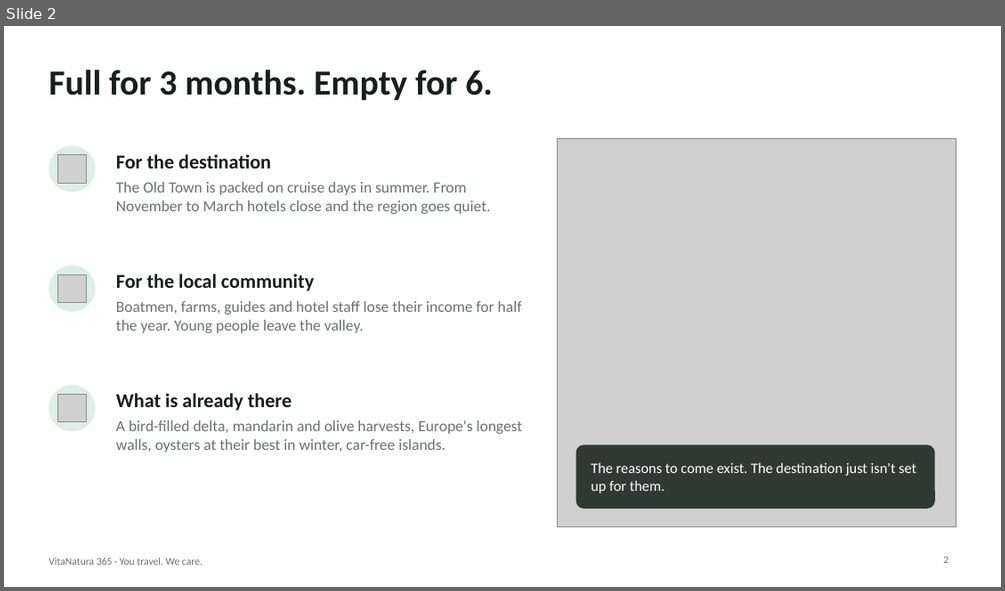
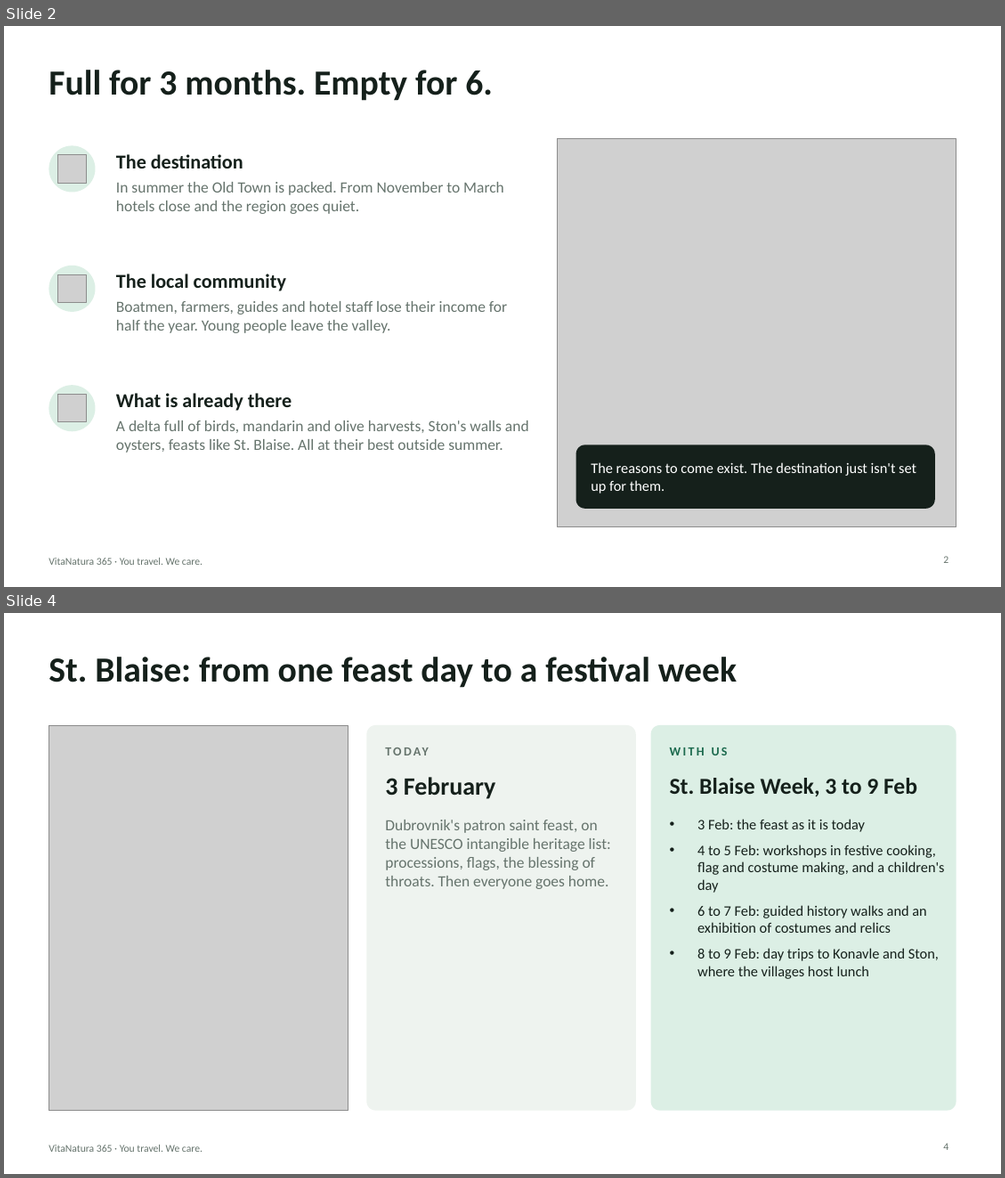
Before and after one commit to dk129213/VitaNatura, a slide deck: presentation/VitaNatura365-pitch.pptx. Shown one above the other, each under a label of ours: slide 2 before the commit, slides 2 and 4 after it; the slides between them are not shown. The pictures are 1005x591 and 1005x1178 pixels, drawn with LibreOffice and Linux fonts; fonts in the diff are those of the drawing; grey boxes stand for pictures. Boxes give left, top, right and bottom in pixels: in the first picture for what was removed or moved away, otherwise in the second. Text is boxed around its words. In the diff, an @@ line names an element or a change of style, - is before the commit and + after.

```diff
--- a/presentation/VitaNatura365-pitch.pptx
+++ b/presentation/VitaNatura365-pitch.pptx
@@ slide 4 added at (4, 613, 1001, 1174), background #FFFFFF; not listed: 1 template element that a slide beside it also shows @@
@@ title added at (48, 657, 736, 688), 34 pt, text #15201B, bold @@
+St. Blaise: from one feast day to a festival week
@@ picture added at (48, 725, 348, 1111) @@
@@ rounded rectangle added at (367, 725, 636, 1111), fill #EEF3EF @@
@@ text added at (386, 740, 647, 763), 12 pt, text #66746D, bold @@
+TODAY
@@ rounded rectangle added at (651, 725, 956, 1111), fill #DCEFE5 @@
@@ text added at (670, 747, 728, 755), 12 pt, text #1D6B4F, bold @@
+WITH US
@@ text added at (385, 777, 496, 799), 24 pt, text #15201B, bold @@
+3 February
@@ text added at (670, 778, 917, 797), 22 pt, text #15201B, bold @@
+St. Blaise Week, 3 to 9 Feb
@@ text added at (385, 819, 611, 889), 15 pt, text #66746D @@
+Dubrovnik's patron saint feast, on the UNESCO intangible heritage list: processions, flags, the blessing of throats. Then everyone goes home.
@@ text added at (697, 819, 945, 979), 14 pt, text #15201B @@
+• 3 Feb: the feast as it is today
+• 4 to 5 Feb: workshops in festive cooking, flag and costume making, and a children's day
+• 6 to 7 Feb: guided history walks and an exhibition of costumes and relics
+• 8 to 9 Feb: day trips to Konavle and Ston, where the villages host lunch
@@ page number added at (943, 1143, 948, 1150), 10 pt, text #66746D @@
+4
@@ slide 2 changed as well @@
@@ text at (116, 154, 243, 168): text changed @@
-For the destination
+The destination
@@ text at (116, 182, 504, 214): text changed @@
-The Old Town is packed on cruise days in summer. From November to March hotels close and the region goes quiet.
+In summer the Old Town is packed. From November to March hotels close and the region goes quiet.
@@ text at (116, 273, 286, 291): text changed @@
-For the local community
+The local community
@@ text at (116, 301, 507, 333): text changed @@
-Boatmen, farms, guides and hotel staff lose their income for half the year. Young people leave the valley.
+Boatmen, farmers, guides and hotel staff lose their income for half the year. Young people leave the valley.
@@ text at (116, 420, 529, 452): text changed @@
-A bird-filled delta, mandarin and olive harvests, Europe's longest walls, oysters at their best in winter, car-free islands.
+A delta full of birds, mandarin and olive harvests, Ston's walls and oysters, feasts like St. Blaise. All at their best outside summer.
@@ rounded rectangle at (576, 445, 935, 508): fill #15201B at 85% opacity to #15201B; proportions changed @@
```
Also in this commit, not shown: 2 other slides changed, 8 other slides added, 8 slides removed, 5 other files.
